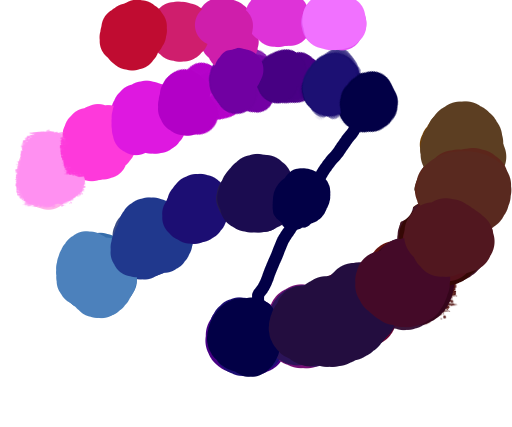
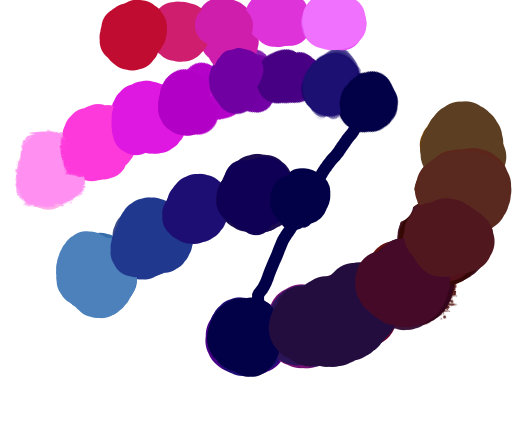
Revision of a layered 512 × 427 image; what changed, layer by layer:
painted on "Warstwa 2" over [216, 157, 290, 236]
